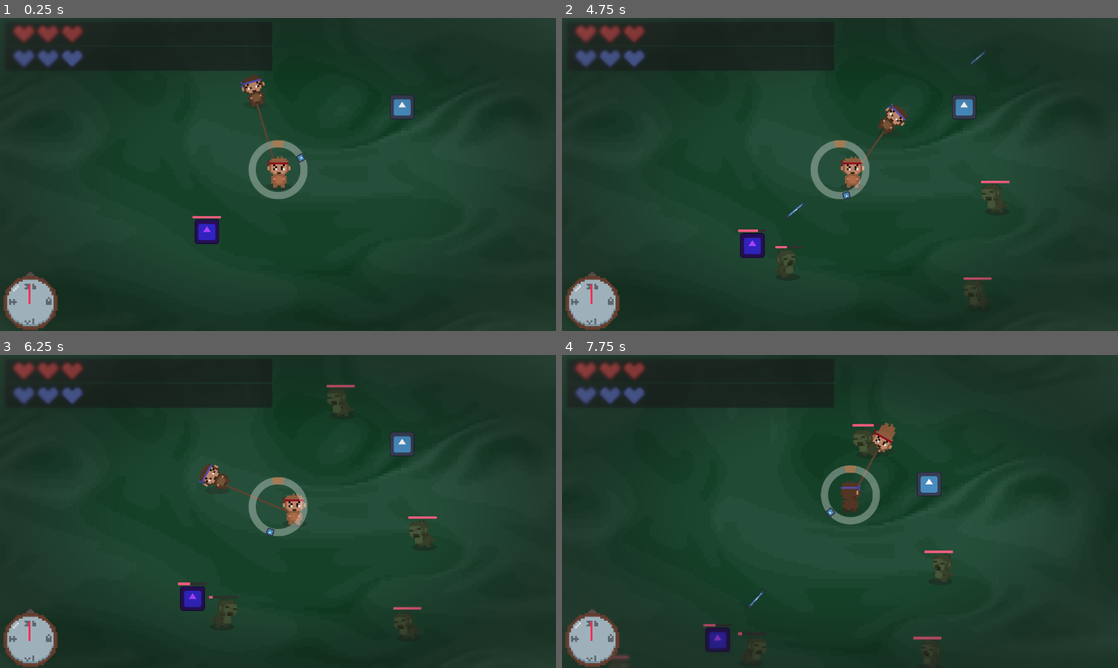
Above: before the commit, frames 1-4 (two rows, left to right).
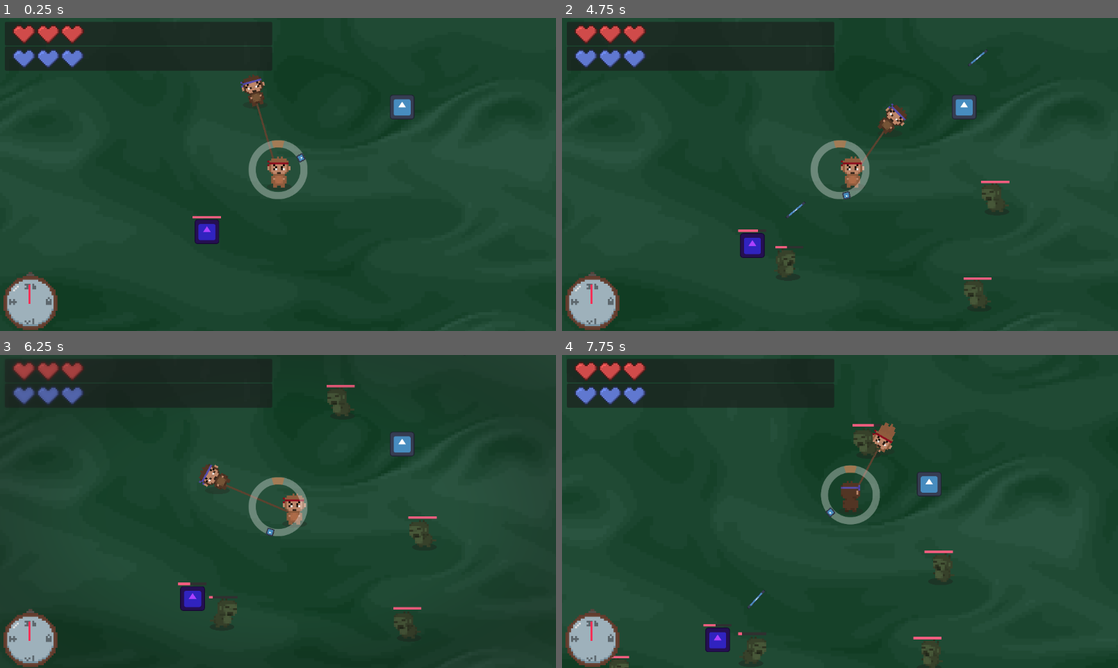
Above: after the commit, the same moments.

Repository: arrowira/cookiejam4
Game: Godot game, scene res://scenes/main.tscn
Two runs of this game, one before a commit and one after it. Both use one fixed random seed, a clock stepped at 60 frames per second and the inputs below. The engine's default icon, where the game draws it, is replaced by a stand-in: a white triangle on a blue panel in a dark square.
Inputs (mouse positions are in pixels of both pictures, inside the frame that each line leads up to):
- Up to frame 1 (0.25 s): no input
- Up to frame 2 (4.75 s): move the mouse to (962, 158) at 0.52 s; tap C (c) at 0.6, 3.05, 3.6 s; tap E (e) at 0.8, 1.35, 3.8 s; move the mouse to (728, 190) at 1.27 s; tap K (k) at 1.55, 2.1, 4.55 s; move the mouse to (895, 105) at 2.02 s; tap X (x) at 2.3, 2.85 s; move the mouse to (812, 237) at 2.77 s; move the mouse to (1006, 221) at 3.52 s; move the mouse to (673, 127) at 4.27 s; click (673, 127) at 4.35 s
- Up to frame 3 (6.25 s): move the mouse to (305, 511) at 5.02 s; tap E (e) at 5.1 s; tap X (x) at 5.3 s; move the mouse to (194, 433) at 5.77 s; tap K (k) at 5.85 s; tap C (c) at 6.05 s
- Up to frame 4 (7.75 s): move the mouse to (962, 495) at 6.52 s; tap Space (space) at 6.6 s; tap E (e) at 6.8 s; click "OKAY" at 7.25 s

The runs differ from the first frame. In frame 1, 0.9% of the frame differs, in the area x 0-100%, y 0-100%; in frame 2, 0.9%; in frame 3, 0.8%; in frame 4, 1.2%, in the area x 1-69%, y 0-100%.

Commit message:
time slow vignette fade in and out

Diff:
--- a/cookie-jam-4/scenes/player.tscn
+++ b/cookie-jam-4/scenes/player.tscn
@@ -14,10 +14,63 @@
 
 [sub_resource type="ShaderMaterial" id="ShaderMaterial_3v2ag"]
 shader = ExtResource("10_d2wvv")
-shader_parameter/blur_radius = 0.37200001767
+shader_parameter/blur_radius = 0.30000001425
 shader_parameter/blur_amount = 1.9200000912
 shader_parameter/blur_inner = 0.6
 shader_parameter/blur_outer = 0.66
+shader_parameter/alpha = 0.0
+
+[sub_resource type="Animation" id="Animation_d2wvv"]
+resource_name = "in"
+tracks/0/type = "value"
+tracks/0/imported = false
+tracks/0/enabled = true
+tracks/0/path = NodePath("vignette:material:shader_parameter/alpha")
+tracks/0/interp = 1
+tracks/0/loop_wrap = true
+tracks/0/keys = {
+"times": PackedFloat32Array(0, 0.36666667),
+"transitions": PackedFloat32Array(1, 1),
+"update": 0,
+"values": [0.0, 1.0]
+}
+
+[sub_resource type="Animation" id="Animation_3v2ag"]
+resource_name = "out"
+tracks/0/type = "value"
+tracks/0/imported = false
+tracks/0/enabled = true
+tracks/0/path = NodePath("vignette:material:shader_parameter/alpha")
+tracks/0/interp = 1
+tracks/0/loop_wrap = true
+tracks/0/keys = {
+"times": PackedFloat32Array(0, 1),
+"transitions": PackedFloat32Array(1, 1),
+"update": 0,
+"values": [1.0, 0.0]
+}
+
+[sub_resource type="Animation" id="Animation_jej6c"]
+length = 0.001
+tracks/0/type = "value"
+tracks/0/imported = false
+tracks/0/enabled = true
+tracks/0/path = NodePath("vignette:material:shader_parameter/alpha")
+tracks/0/interp = 1
+tracks/0/loop_wrap = true
+tracks/0/keys = {
+"times": PackedFloat32Array(0),
+"transitions": PackedFloat32Array(1),
+"update": 0,
+"values": [0.0]
+}
+
+[sub_resource type="AnimationLibrary" id="AnimationLibrary_jej6c"]
+_data = {
+&"RESET": SubResource("Animation_jej6c"),
+&"in": SubResource("Animation_d2wvv"),
+&"out": SubResource("Animation_3v2ag")
+}
 
 [node name="player" type="Node2D"]
 script = ExtResource("1_qhqgy")
@@ -154,6 +207,12 @@
 scale = Vector2(0.11999941, 1.24)
 texture = ExtResource("9_d2wvv")
 
+[node name="vigFade" type="AnimationPlayer" parent="hud/stopwatch"]
+libraries = {
+&"": SubResource("AnimationLibrary_jej6c")
+}
+speed_scale = 5.0
+
 [node name="SpeedCircle" parent="." instance=ExtResource("6_tuyoq")]
 
 [connection signal="timeout" from="camera anchor/shaker/shakeCD" to="camera anchor/shaker" method="_on_shake_cd_timeout"]
--- a/cookie-jam-4/scripts/stopwatch.gd
+++ b/cookie-jam-4/scripts/stopwatch.gd
@@ -6,6 +6,7 @@
 @onready var hand = $watchCenter
 func startTime(length):
 	if !inSlow:
+		$vigFade.play("in")
 		inSlow = true
 		slowLength = length
 		Engine.time_scale = 0.3
@@ -19,6 +20,7 @@
 		hand.rotation_degrees += 360/(50.0*slowLength)
 	if t < 0:
 		#end timeslow
+		$vigFade.play("out")
 		hand.rotation_degrees = 0
 		inSlow=false
 		Engine.time_scale = 1
--- a/cookie-jam-4/vignette.gdshader
+++ b/cookie-jam-4/vignette.gdshader
@@ -5,6 +5,8 @@
 uniform float blur_amount : hint_range(0, 5) = 1.0; // Strength of the blur effect
 uniform float blur_inner : hint_range(0, 1) = 0.6; // Inner edge of the blur effect
 uniform float blur_outer : hint_range(0, 1) = 0.66; // Outer edge of the blur effect
+
+uniform float alpha = 1.0;
 
 void fragment() {
     // Original color of the pixel from the screen
@@ -31,4 +33,5 @@
 	blurColor.rgb *= distance;
     // Set the final color to the modified color of the blur effect
     COLOR = blurColor;
+	COLOR.a *= alpha;
 }
Not shown: 1 places in cookie-jam-4/scenes/player.tscn that only renumber resources
